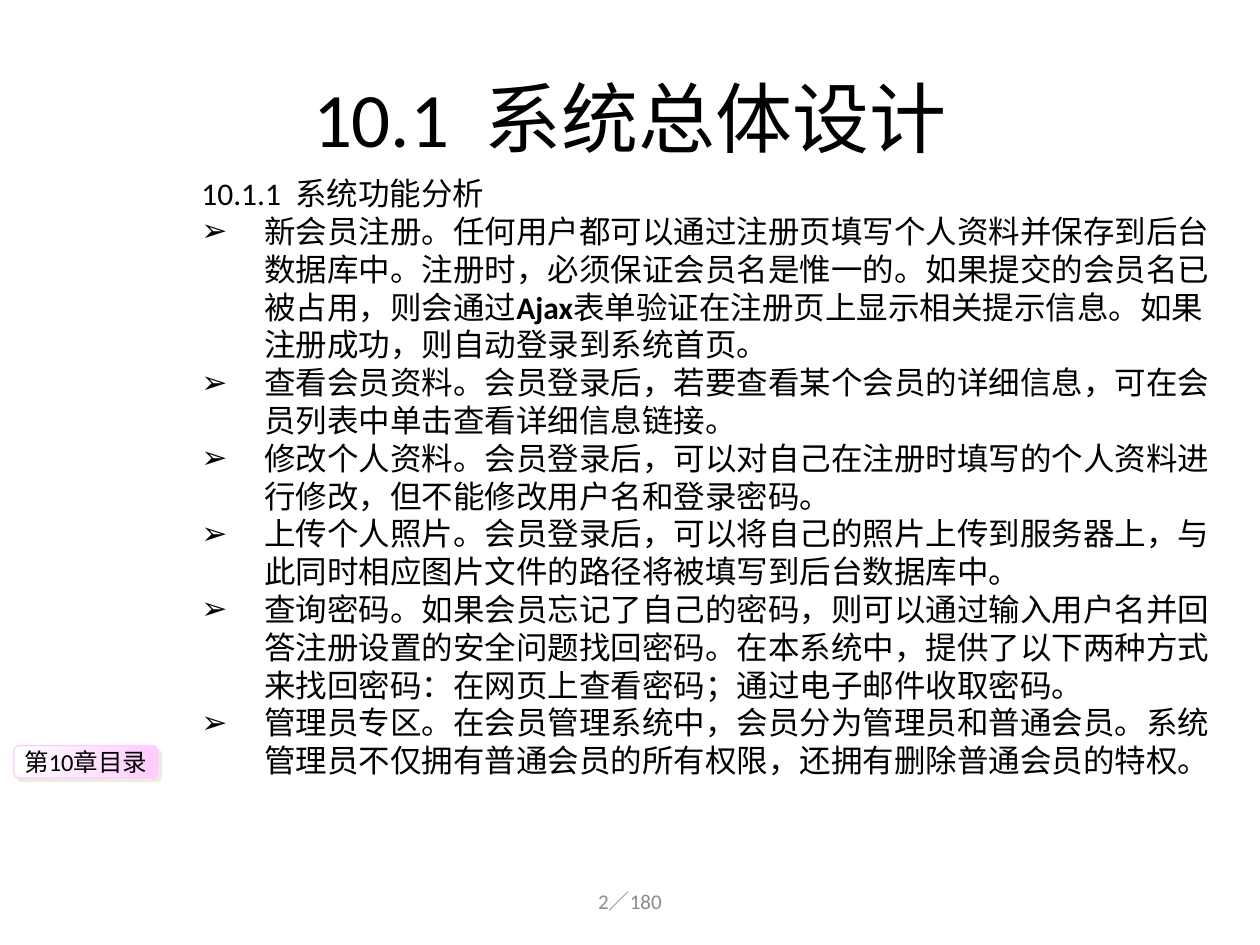
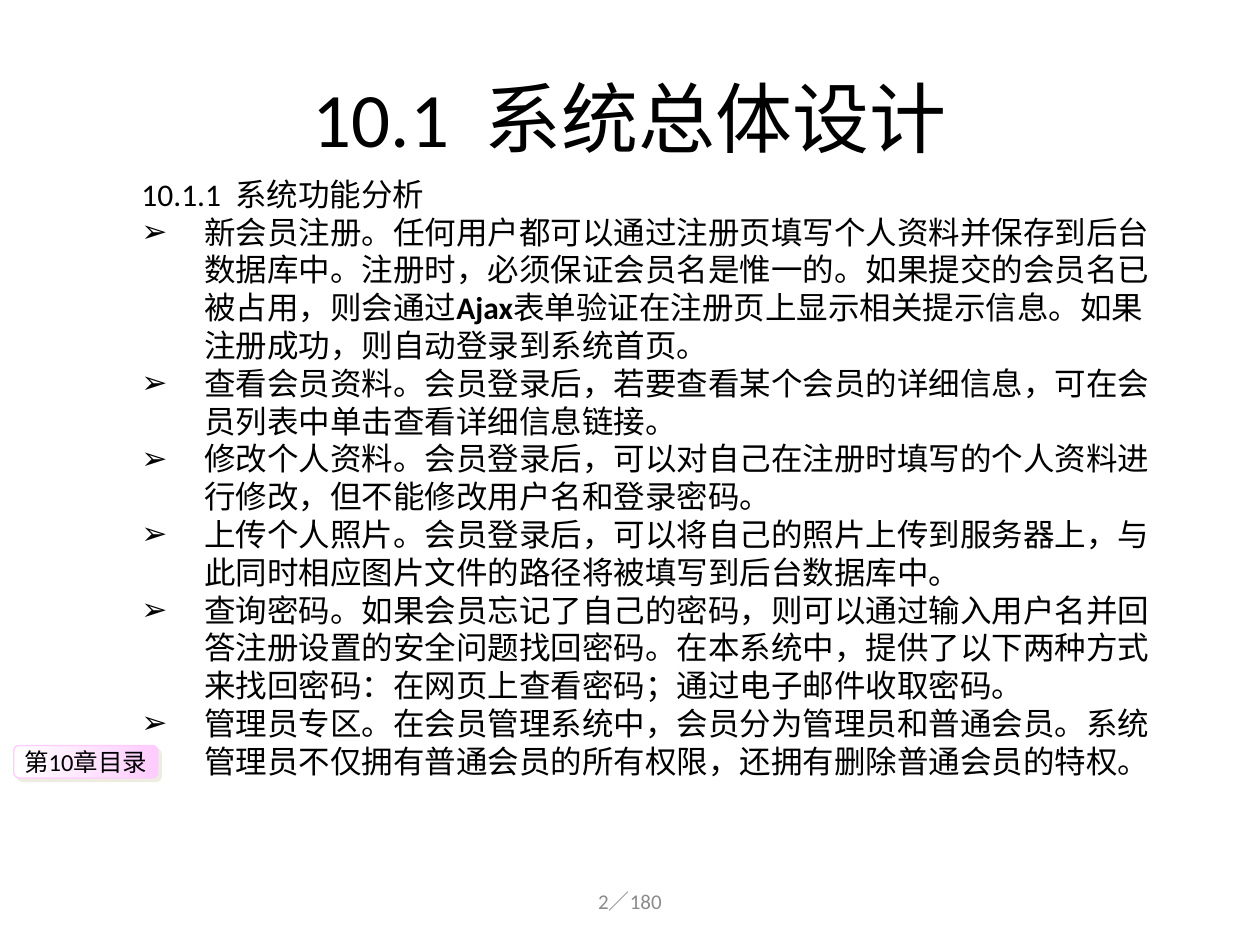
Before and after one commit to Nightwingky/MemberManagementSystem_PHP, a slide deck: slide 2 of database-homework.pptx. Drawn at 1260x945 pixels with LibreOffice and Linux fonts; fonts in the diff are those of the drawing. Boxes give left, top, right and bottom in pixels: in the first picture for what was removed or moved away, otherwise in the second. Text is boxed around its words. In the diff, an @@ line names an element or a change of style, - is before the commit and + after.

```diff
--- a/database-homework.pptx
+++ b/database-homework.pptx
@@ text "10.1.1 系统功能分析": place and size @@
-text "10.1.1 系统功能分析" at (201,178,1209,775)
+text "10.1.1 系统功能分析" at (141,179,1149,776)
```
Also in this commit, not shown: 1 other slide changed, 6 other files.
